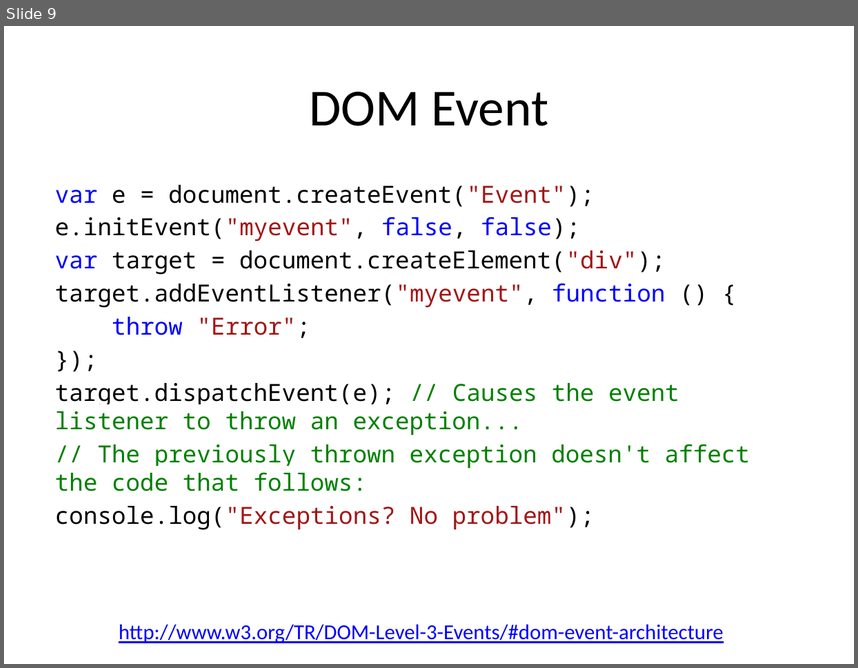
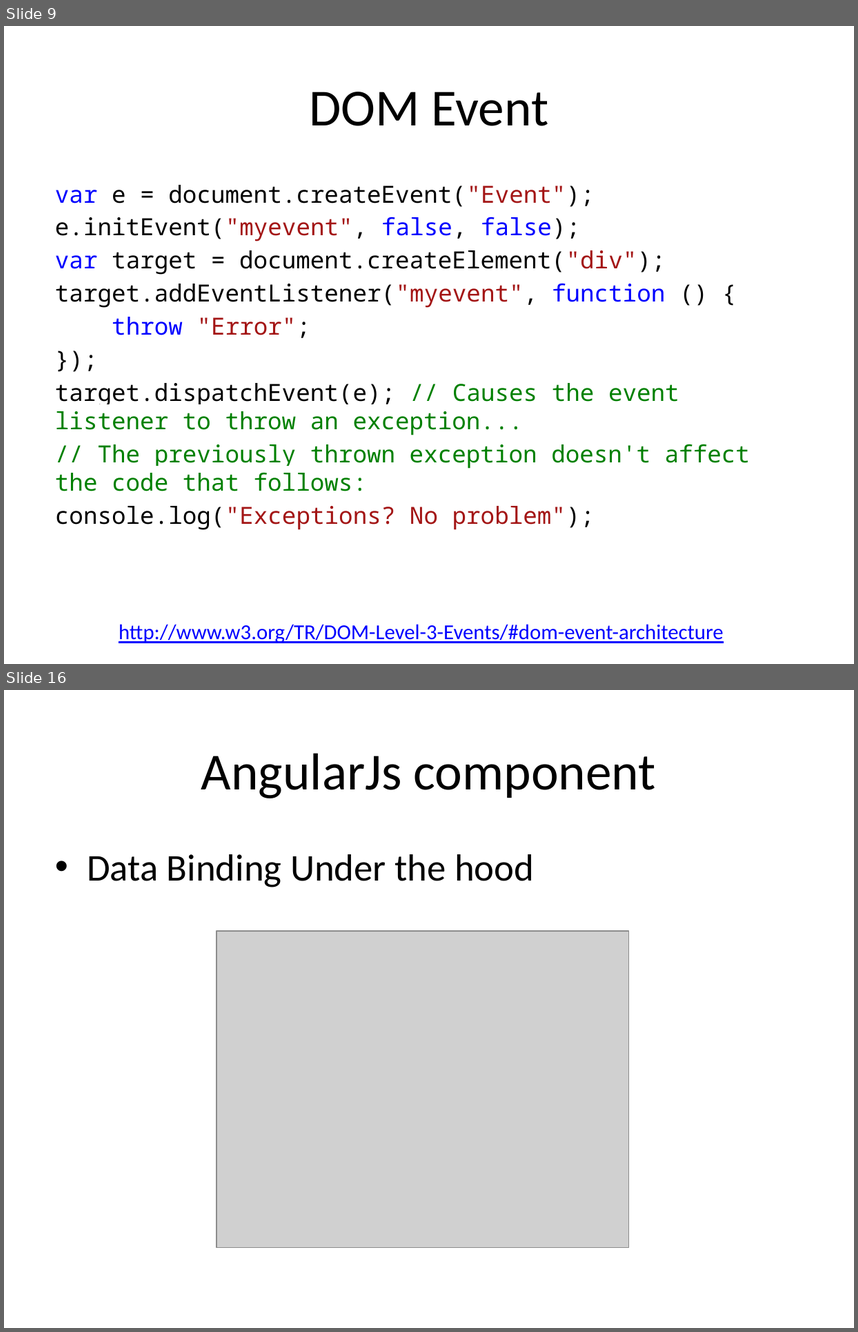
Before and after one commit to tasnim-reza/angularjs-class, a slide deck: class-2-Basic AngularJs/slides/basic angularjs.pptx. Shown one above the other, each under a label of ours: slide 9 before the commit, slides 9 and 16 after it; the slides between them are not shown. The pictures are 858x668 and 858x1332 pixels, drawn with LibreOffice and Linux fonts; fonts in the diff are those of the drawing; grey boxes stand for pictures. Boxes give left, top, right and bottom in pixels: in the first picture for what was removed or moved away, otherwise in the second. Text is boxed around its words. In the diff, an @@ line names an element or a change of style, - is before the commit and + after.

```diff
--- a/class-2-Basic AngularJs/slides/basic angularjs.pptx
+++ b/class-2-Basic AngularJs/slides/basic angularjs.pptx
@@ slide 16 added at (x1=4, y1=690, x2=854, y2=1328), background #FFFFFF @@
@@ title added at (x1=201, y1=753, x2=656, y2=798), 44 pt, text #000000 @@
+AngularJs component
@@ text added at (x1=87, y1=854, x2=534, y2=887), 32 pt, text #000000 @@
+• Data Binding Under the hood
@@ picture added at (x1=217, y1=931, x2=629, y2=1247) @@
```
Also in this commit, not shown: 1 slide changed, 26 other slides added, 8 other files.
